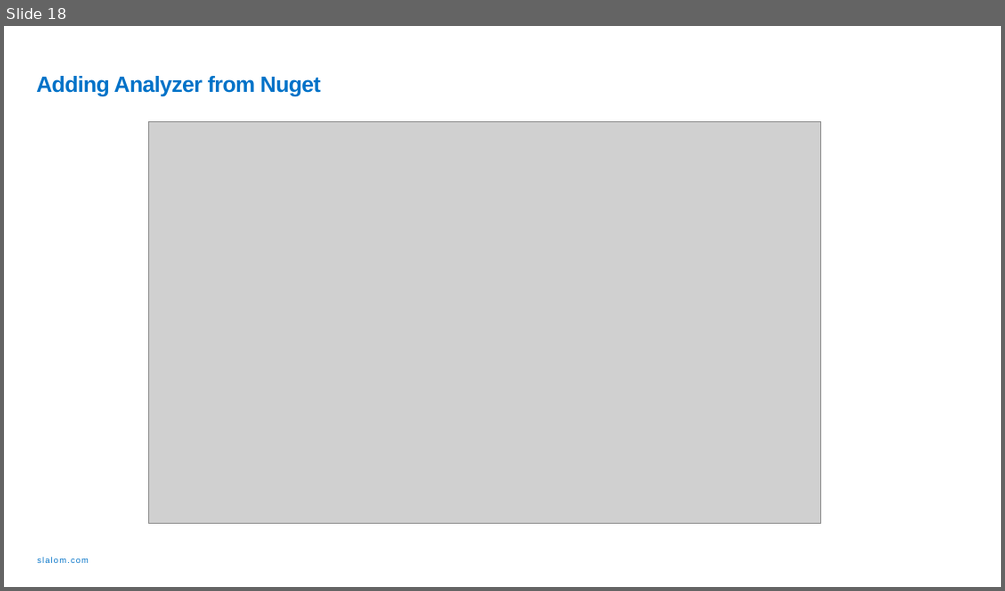
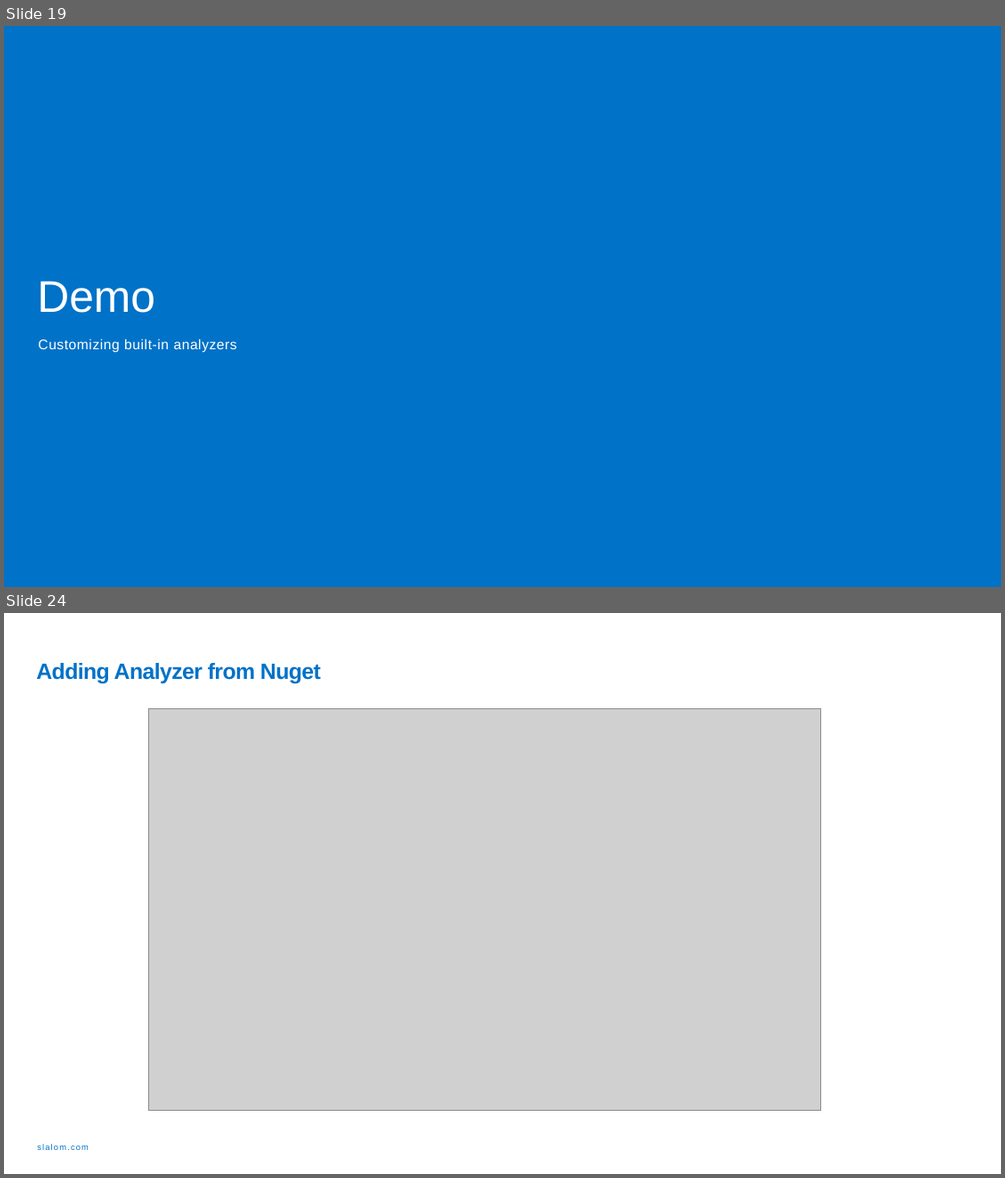
Before and after one commit to jwooley/RoslynLabs, a slide deck: RoslynStaticAnalyzerWorkshop.pptx. Shown one above the other, each under a label of ours: slide 18 before the commit, slides 19 and 24 after it; the slides between them are not shown. The pictures are 1005x591 and 1005x1178 pixels, drawn with LibreOffice and Linux fonts; fonts in the diff are those of the drawing; grey boxes stand for pictures. Boxes give left, top, right and bottom in pixels: in the first picture for what was removed or moved away, otherwise in the second. Text is boxed around its words. In the diff, an @@ line names an element or a change of style, - is before the commit and + after.

```diff
--- a/RoslynStaticAnalyzerWorkshop.pptx
+++ b/RoslynStaticAnalyzerWorkshop.pptx
@@ slide 19 added at bbox=[4, 26, 1001, 587], background #0072C8 @@
@@ title added at bbox=[37, 281, 155, 313], 42.7 pt, text #FFFFFF @@
+Demo
@@ text added at bbox=[38, 338, 237, 352], 13.3 pt, text #FFFFFF @@
+Customizing built-in analyzers
@@ what was slide 18 is now slide 24 @@
```
Also in this commit, not shown: 11 slides changed, 12 other slides added, 1 other file.
